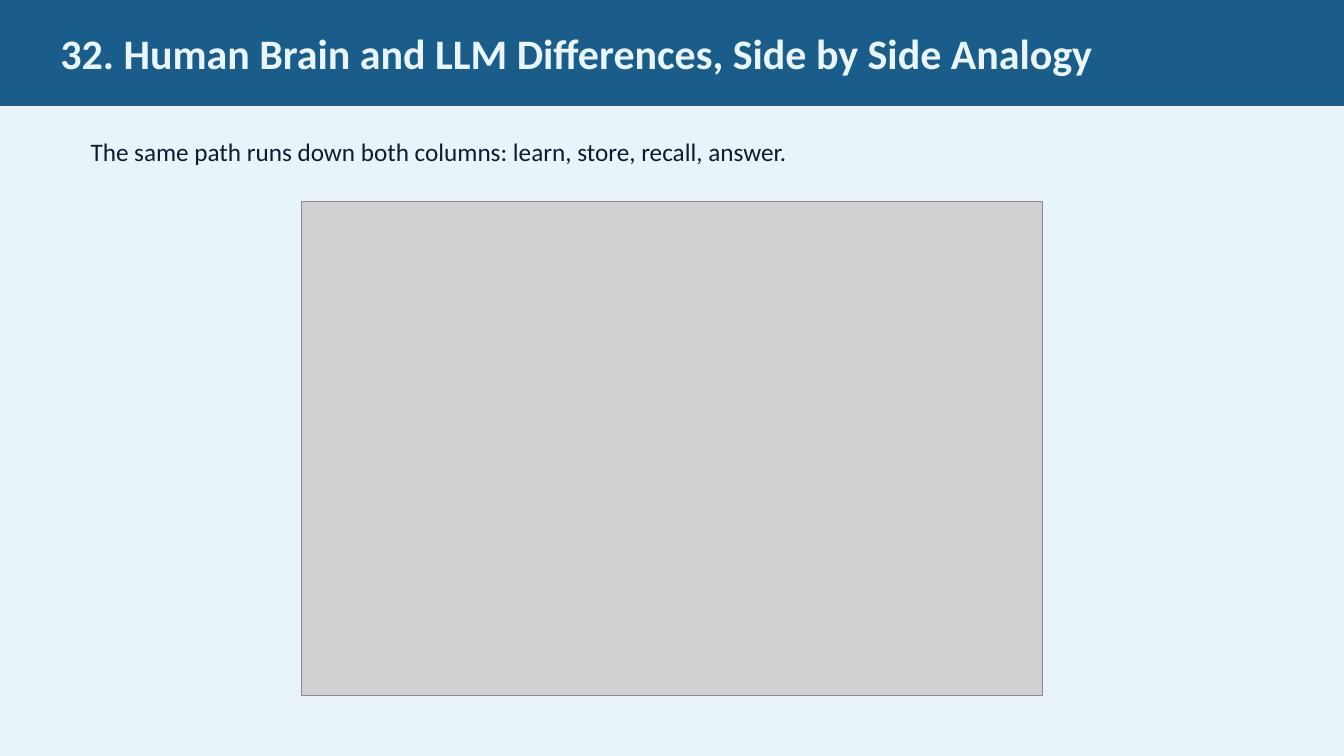
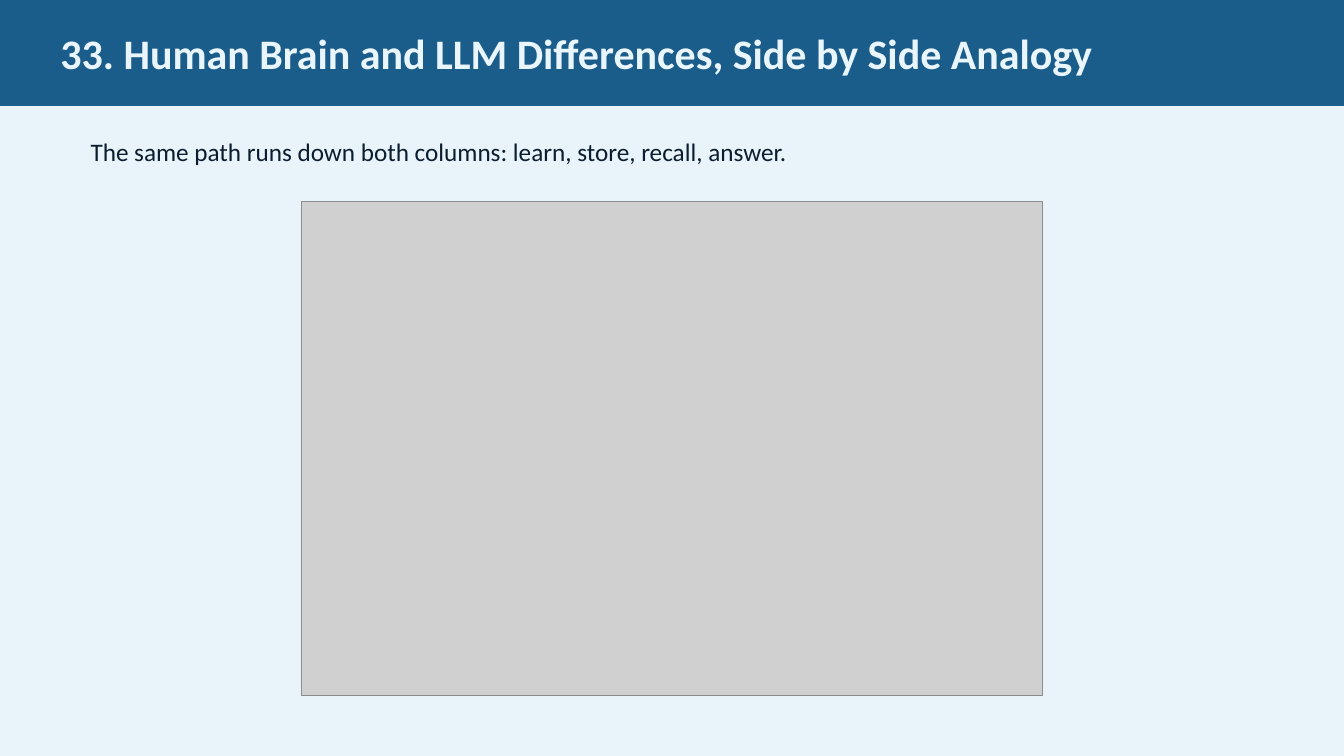
Before and after one commit to JimFawcett/NewSite, a slide deck: slide 33 of AI Presentation 2026/AI_Presentation.pptx (slide 32 before the commit). Drawn at 1344x756 pixels with LibreOffice and Linux fonts; fonts in the diff are those of the drawing; grey boxes stand for pictures. Boxes give left, top, right and bottom in pixels: in the first picture for what was removed or moved away, otherwise in the second. Text is boxed around its words. In the diff, an @@ line names an element or a change of style, - is before the commit and + after.

```diff
--- a/AI Presentation 2026/AI_Presentation.pptx
+++ b/AI Presentation 2026/AI_Presentation.pptx
@@ text in rectangle at <box>60,39,1092,76</box>: text changed @@
-32. Human Brain and LLM Differences, Side by Side Analogy
+33. Human Brain and LLM Differences, Side by Side Analogy
```
Also in this commit, not shown: 7 other slides changed, 1 slide added, 7 other files.
